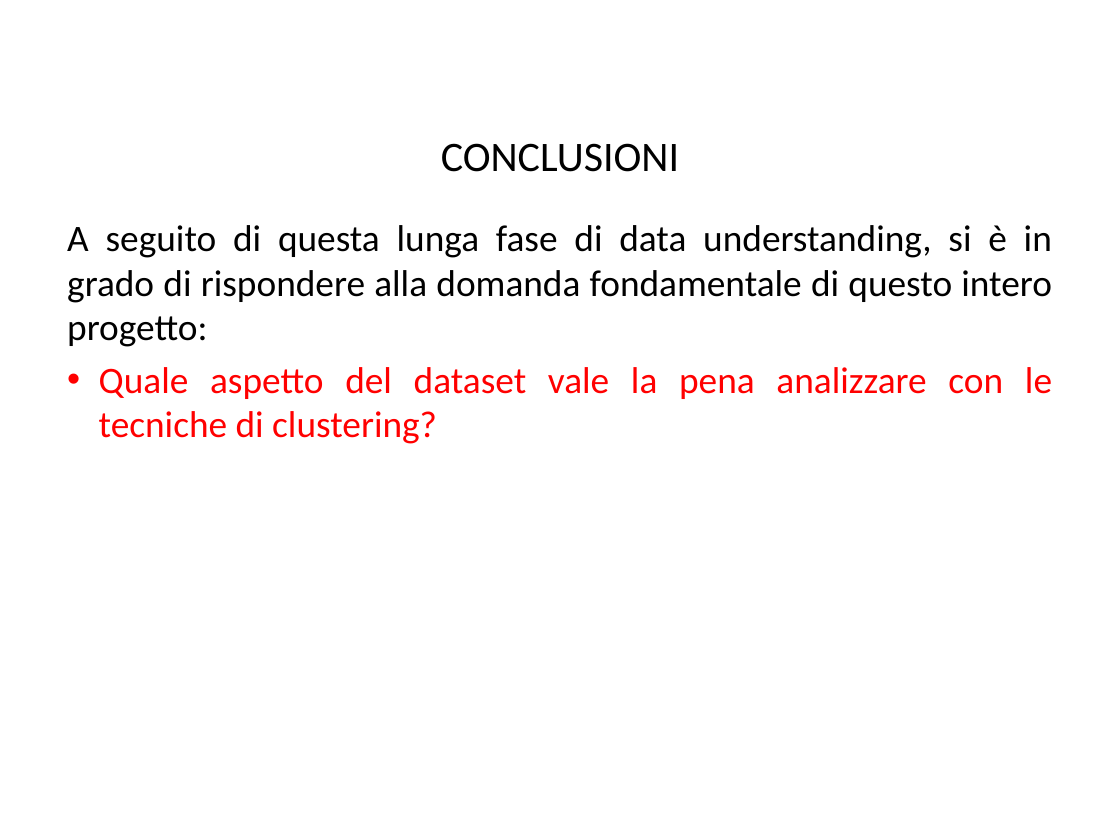
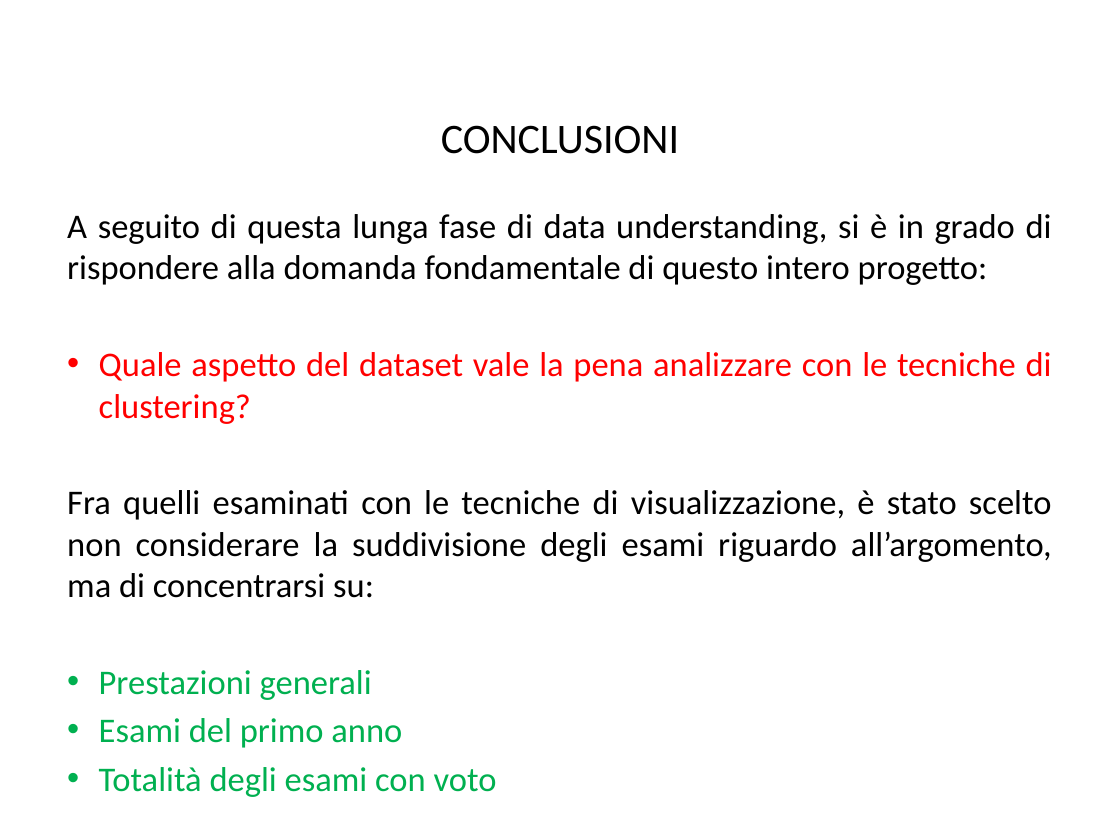
Before and after one commit to BlacknDecker/unifi, a slide deck: slide 30 of relazione.pptx (slide 28 before the commit). Drawn at 1120x840 pixels with LibreOffice and Linux fonts; fonts in the diff are those of the drawing; background and template pictures are left out. Boxes give left, top, right and bottom in pixels: in the first picture for what was removed or moved away, otherwise in the second. Text is boxed around its words. In the diff, an @@ line names an element or a change of style, - is before the commit and + after.

Commit message:
Done data understanding! To be reread...

```diff
--- a/relazione.pptx
+++ b/relazione.pptx
@@ title "CONCLUSIONI": place and size @@
-title "CONCLUSIONI" at [441, 143, 679, 172]
+title "CONCLUSIONI" at [441, 125, 679, 154]
@@ text "A seguito di questa lunga ...": place and size @@
-text "A seguito di questa lunga ..." at [67, 225, 1052, 444]
+text "A seguito di questa lunga ..." at [67, 214, 1052, 797]
@@ text at [67, 214, 1052, 424]: size 24 to 22.2 pt in "A seguito di questa lunga fase di ...", "Quale aspetto del dataset vale la pena ..." @@
@@ text at [67, 490, 1052, 797]: paragraphs added @@
+Fra quelli esaminati con le tecniche di visualizzazione, è stato scelto non considerare la suddivisione degli esami riguardo all’argomento, ma di concentrarsi su:
+• Prestazioni generali
+• Esami del primo anno
+• Totalità degli esami con voto
```
Also in this commit, not shown: 2 other slides changed, 3 slides added.
